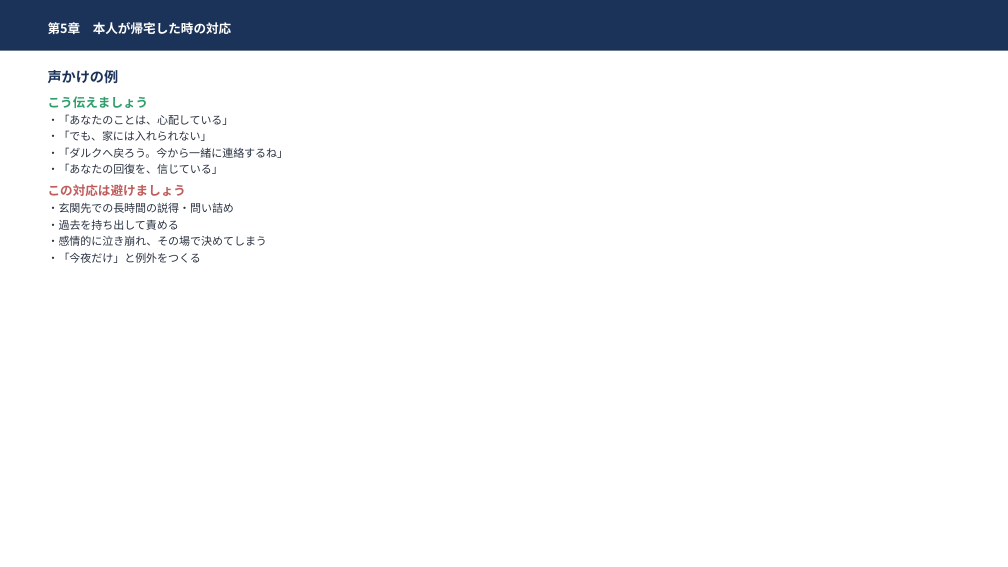
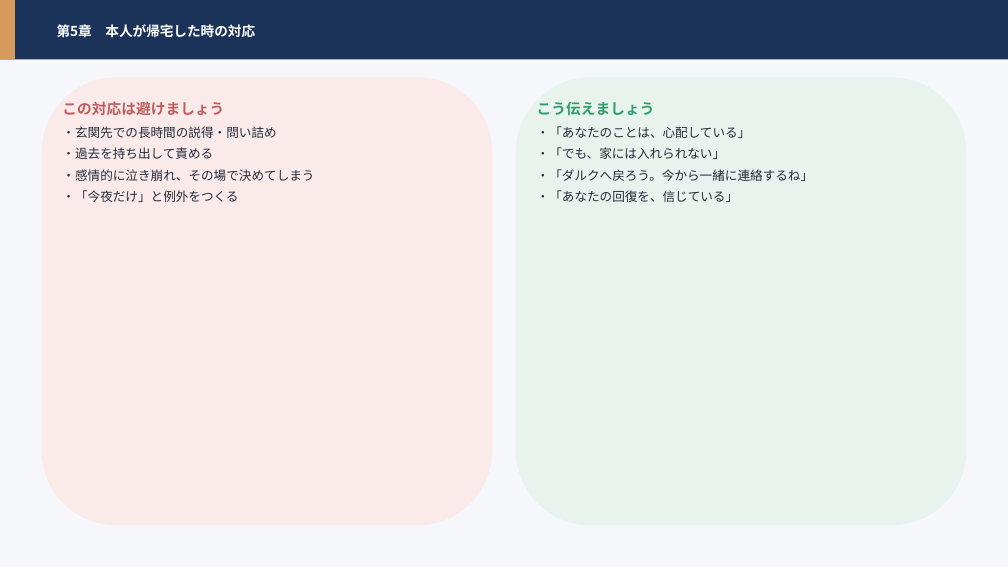
Before and after one commit to hiderock84-sys/darca, a slide deck: slide 35 of public/manual.pptx (slide 29 before the commit). Drawn at 1008x567 pixels with LibreOffice and Linux fonts; fonts in the diff are those of the drawing. Boxes give left, top, right and bottom in pixels: in the first picture for what was removed or moved away, otherwise in the second. Text is boxed around its words. In the diff, an @@ line names an element or a change of style, - is before the commit and + after.

```diff
--- a/public/manual.pptx
+++ b/public/manual.pptx
@@ rectangle: place and size @@
-rectangle at [0,0,1008,51]
+rectangle at [0,0,1008,60]
@@ rectangle added at [0,0,1008,567], fill #F5F7FB @@
@@ rectangle added at [0,0,15,60], fill #D69A5C @@
@@ text "第5章 本人が帰宅した時の対応": place and size @@
-text "第5章 本人が帰宅した時の対応" at [48,22,231,34]
+text "第5章 本人が帰宅した時の対応" at [57,24,255,38]
@@ text "第5章 本人が帰宅した時の対応" at [57,24,255,38]: size 12 to 13 pt; line spacing 1.18 to 1.2 @@
@@ rounded rectangle added at [42,77,492,526], fill #FAEAEA @@
@@ text at [48,70,119,84]: paragraph removed @@
-声かけの例
@@ rounded rectangle added at [516,77,966,526], fill #E7F3EC @@
@@ text added at [62,101,314,202], 12 pt, text #242C3A @@
+この対応は避けましょう
+・玄関先での長時間の説得・問い詰め
+・過去を持ち出して責める
+・感情的に泣き崩れ、その場で決めてしまう
+・「今夜だけ」と例外をつくる
@@ text "こう伝えましょう": place and size @@
-text "こう伝えましょう" at [48,70,289,263]
+text "こう伝えましょう" at [537,102,813,202]
@@ text "こう伝えましょう" at [537,102,813,202]: size 12 to 14 pt in "こう伝えましょう"; size 10.5 to 12 pt, text colour #2B3342 to #242C3A in "・「あなたのことは、心配している」", "・「でも、家には入れられない」", "・「ダルクへ戻ろう。今から一緒に連絡するね」", "・「あなたの回復を、信じている」"; line spacing 1.18 to 1.2; more space between paragraphs @@
@@ text at [48,184,267,263]: paragraphs removed @@
-この対応は避けましょう
-・玄関先での長時間の説得・問い詰め
-・過去を持ち出して責める
-・感情的に泣き崩れ、その場で決めてしまう
-・「今夜だけ」と例外をつくる
```
Also in this commit, not shown: 59 other slides changed, 21 slides added, 3 slides removed, 1 other file.
